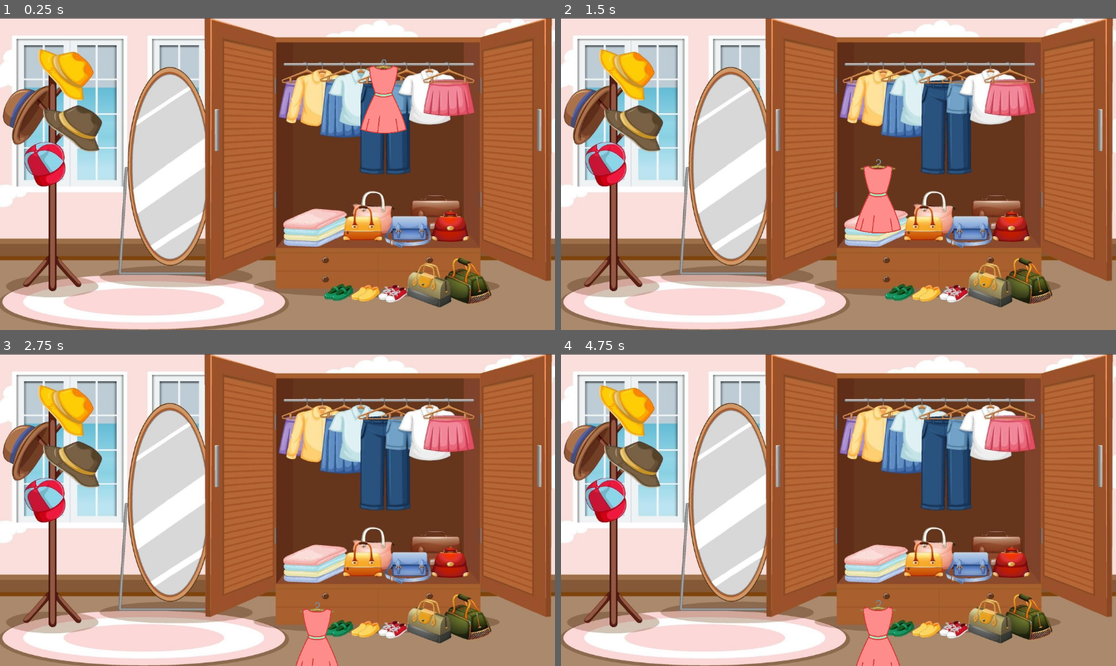
Above: before the commit, frames 1-4 (two rows, left to right).
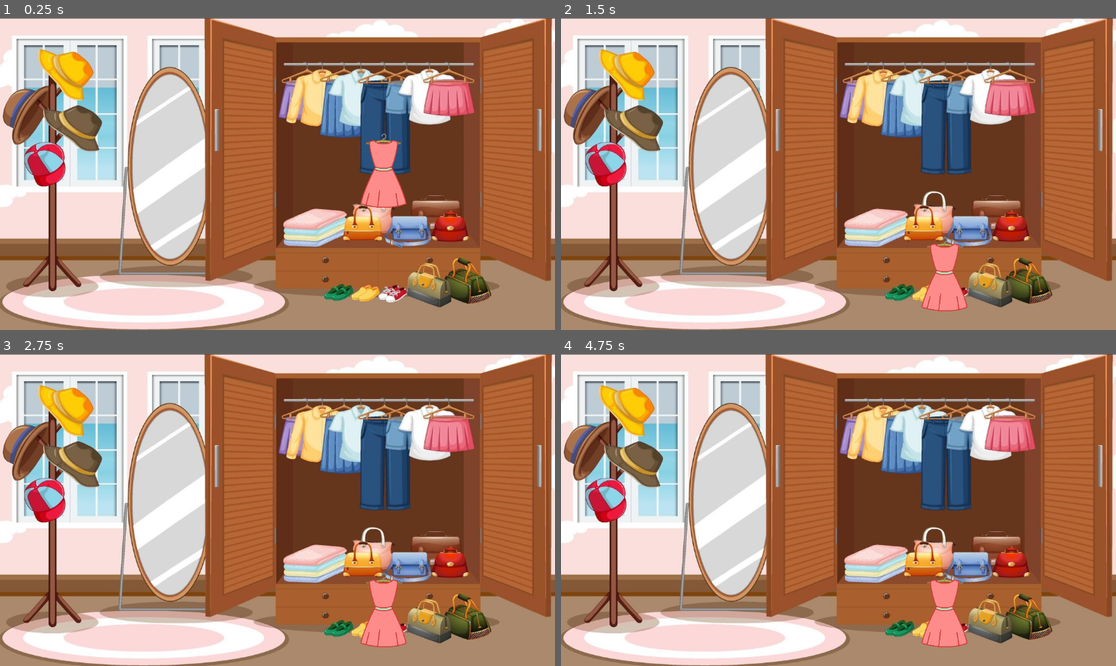
Above: after the commit, the same moments.

Repository: tyler-ross26/Dress-To-Aggress
Game: Godot game, scene res://world.tscn
The game is run twice, just before and just after one commit, with the same random seed, the same clock (stepped at 60 frames per second) and the same inputs.
Inputs (mouse positions are in pixels of both pictures, inside the frame that each line leads up to):
- Up to frame 1 (0.25 s): no input
- Up to frame 2 (1.5 s): drag from (943, 96) to (894, 105) at 0.52 s; drag from (727, 189) to (877, 202) at 1.27 s
- Up to frame 3 (2.75 s): move the mouse to (333, 441) at 2.02 s; press the mouse at (333, 441) at 2.03 s
- Up to frame 4 (4.75 s): release the mouse at (894, 441) at 2.75 s; drag from (810, 572) to (672, 463) at 2.77 s; tap Enter at 3.5 s; move the mouse to (1005, 556) at 3.52 s; press the mouse at (1005, 556) at 3.53 s; release the mouse at (1005, 556) at 4.25 s; tap Space at 4.25 s; drag from (672, 463) to (877, 641) at 4.27 s

The runs differ from the first frame. In frame 1, 2.4% of the frame differs, in the area x 64-74%, y 13-61%; in frame 2, 2.4%; in frame 3, 2.1%; in frame 4, 2.2%.

Commit message:
things are getting somewhere (added raycast)

Diff:
--- /dev/null
+++ b/drag_interaction_provider.gd
@@ -0,0 +1,30 @@
+extends Node2D
+
+var last_clicked : String
+
+func _process(delta):
+		if Input.is_action_just_pressed("click") and (last_clicked == "Area2D" or  last_clicked == "RigidBody2D"):
+			print("click")
+
+
+
+func _input(event):
+	# Check for left mouse button press
+
+	if event is InputEventMouseButton and Input.is_action_just_pressed("click") and event.pressed:
+			# Get the mouse position in global (world) coordinates
+		var mouse_pos: Vector2 = get_global_mouse_position()
+			# Perform a collision query at the mouse position
+		var space_state = get_world_2d().direct_space_state
+
+		var query = PhysicsPointQueryParameters2D.new()
+		query.position = mouse_pos
+		query.collide_with_bodies = true  # Adjust as needed
+		query.collide_with_areas = true
+
+		var results = space_state.intersect_point(query)
+			# If any collider was found at this point, print the first one's name
+		if results.size() > 0:
+			var clicked_object = results[0].collider
+			last_clicked = clicked_object.name
+			print(last_clicked)
--- a/object.gd
+++ b/object.gd
@@ -8,37 +8,39 @@
 var started = false
 
 
-
-func _process(delta):
-	if not started:
-		get_parent().position =  Vector2(220.0,-160.0)
-
-	if Input.is_action_just_pressed("click"):
-		started = true
-
-	if draggable and started:
-		if Input.is_action_just_pressed("click"):
-			initialPos = self.global_position
-			offset = get_viewport().get_mouse_position() - self.global_position
-			global.is_dragging = true;
-		if Input.is_action_pressed("click"):
-			get_parent().position =  Vector2(0.0,0.0)
-			self.global_position = get_viewport().get_mouse_position()  - offset
-		elif Input.is_action_just_released("click"):
-			global.is_dragging = false
-			var tween = get_tree().create_tween()
-			if is_inside_dropable:
-				print("is_inside_dropable")
-				print(body_ref.position)
+	#
+#func _process(delta):
+	#if not started:
+		#get_parent().position =  Vector2(220.0,-160.0)
+	#
+	#if Input.is_action_just_pressed("click"):
+		#started = true
+	#
+	#if draggable and started:
+		#if Input.is_action_just_pressed("click"):
+			#initialPos = self.global_position
+			#offset = get_viewport().get_mouse_position() - self.global_position
+			#global.is_dragging = true;
+		#if Input.is_action_pressed("click"):
+			#get_parent().position =  Vector2(0.0,0.0)
+			#self.global_position = get_viewport().get_mouse_position()  - offset
+		#elif Input.is_action_just_released("click"):
+			#global.is_dragging = false
+			#var tween = get_tree().create_tween()
+			#if is_inside_dropable:
 				#get_parent().gravity_scale = 0.0
-				#get_parent().position =  Vector2(0.0,0.0)
-				tween.tween_property(self, "position", body_ref.position, 0.2).set_ease(Tween.EASE_OUT)
-				get_parent().gravity_scale = 0.0
-			else:
-				get_parent().gravity_scale = 1.0
-				#tween.tween_property(self, "global_position", initialPos, 0.2).set_ease(Tween.EASE_OUT)
-			print(body_ref.position)
-
+				#print("is_inside_dropable")
+				#print(body_ref.position)
+				#print(get_parent().gravity_scale)
+				##get_parent().gravity_scale = 0.0
+				##get_parent().position =  Vector2(0.0,0.0)
+				#tween.tween_property(self, "position", body_ref.position, 0.2).set_ease(Tween.EASE_OUT)
+				#
+			#else:
+				#get_parent().gravity_scale = 1.0
+				##tween.tween_property(self, "global_position", initialPos, 0.2).set_ease(Tween.EASE_OUT)
+			#print(body_ref.position)
+			#
 
 
 
@@ -57,6 +59,7 @@
 func _on_area_2d_body_entered(body: StaticBody2D):
 	if body.is_in_group('dropable'):
 		is_inside_dropable = true
+		print("here")
 		body.modulate = Color(Color.REBECCA_PURPLE, 1)
 		body_ref = body
 
--- a/object.tscn
+++ b/object.tscn
@@ -20,5 +20,6 @@
 
 [connection signal="body_entered" from="Area2D" to="." method="_on_area_2d_body_entered"]
 [connection signal="body_exited" from="Area2D" to="." method="_on_area_2d_body_exited"]
+[connection signal="input_event" from="Area2D" to="." method="_on_area_2d_input_event"]
 [connection signal="mouse_entered" from="Area2D" to="." method="_on_area_2d_mouse_entered"]
 [connection signal="mouse_exited" from="Area2D" to="." method="_on_area_2d_mouse_exited"]
--- a/world.tscn
+++ b/world.tscn
@@ -1,5 +1,6 @@
-[gd_scene load_steps=6 format=3 uid="uid://b1fc1024thyov"]
+[gd_scene load_steps=7 format=3 uid="uid://b1fc1024thyov"]
 
+[ext_resource type="Script" uid="uid://b7amrd0viad8a" path="res://drag_interaction_provider.gd" id="1_aqk2v"]
 [ext_resource type="Texture2D" uid="uid://xslp5k44t814" path="res://Assets/dress-up-room.jpg" id="1_fj7yv"]
 [ext_resource type="PackedScene" uid="uid://cvacyegnnbes0" path="res://object.tscn" id="2_tlwt5"]
 [ext_resource type="PackedScene" uid="uid://cnlqn7i6s4r" path="res://platform.tscn" id="3_tlwt5"]
@@ -11,6 +12,9 @@
 size = Vector2(1151, 52)
 
 [node name="World" type="Node2D"]
+
+[node name="Drag-Interaction-Provider" type="Node2D" parent="."]
+script = ExtResource("1_aqk2v")
 
 [node name="Camera2D" type="Camera2D" parent="."]
 
Not shown, added: drag_interaction_provider.gd.uid
